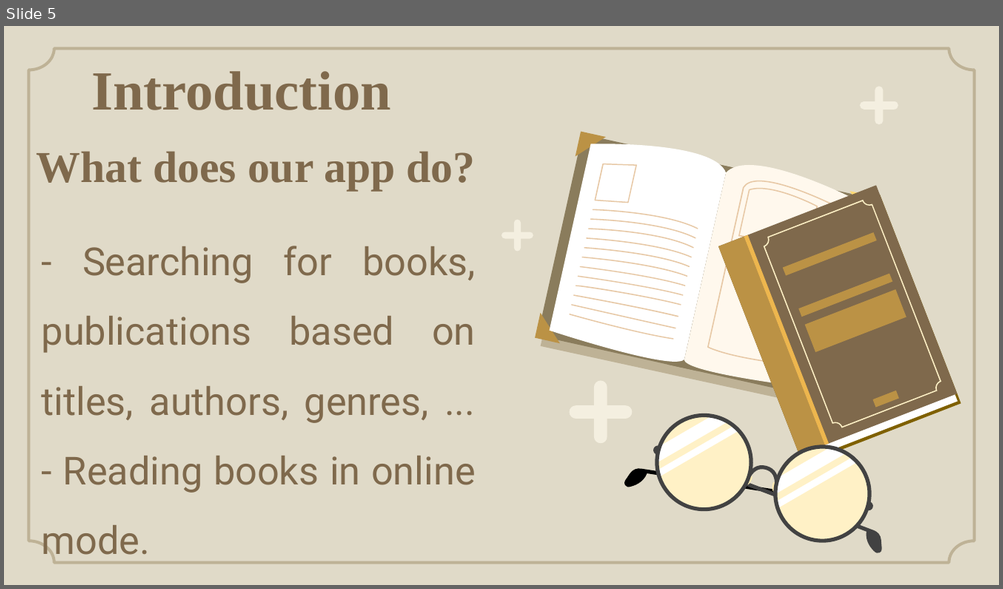
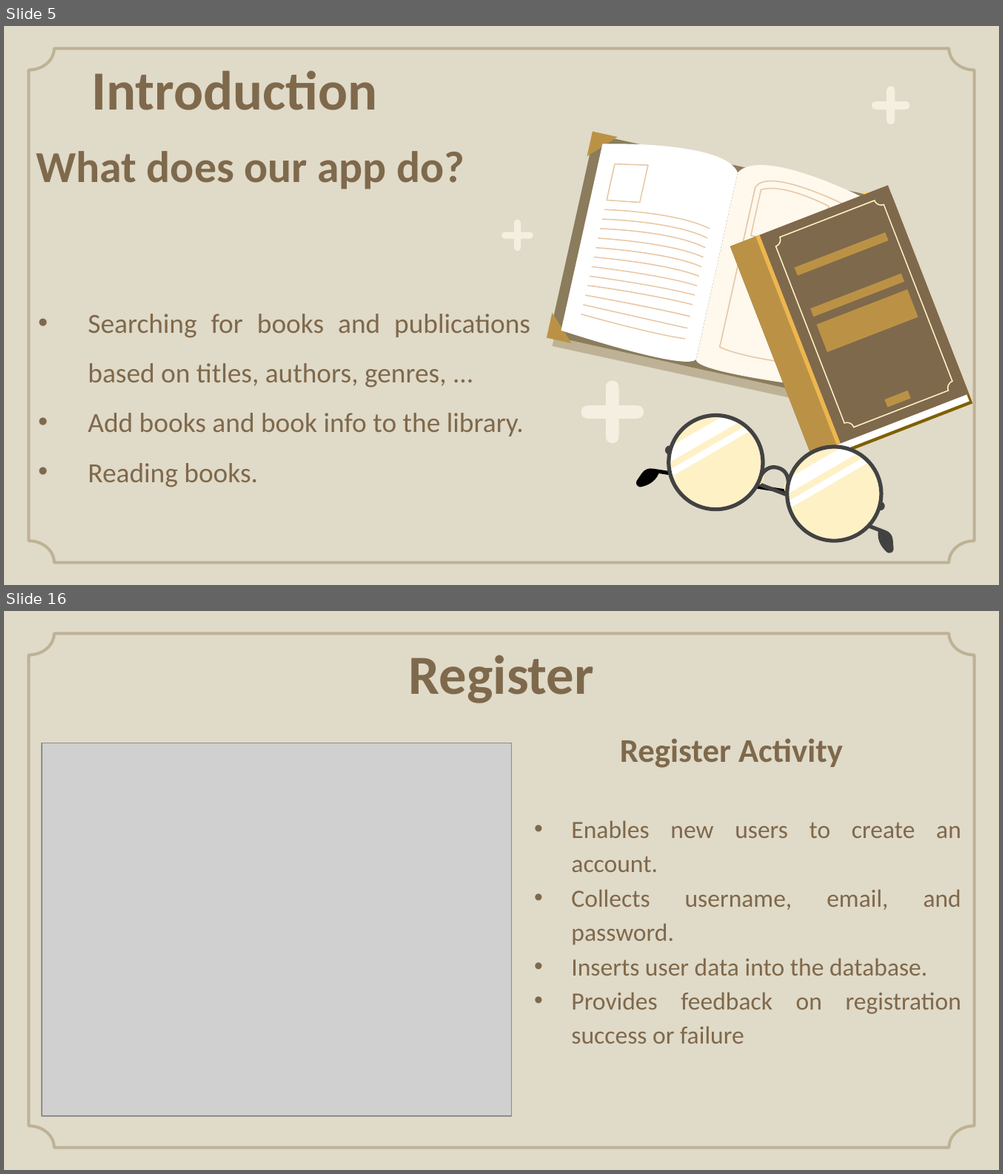
Before and after one commit to nguyenthanhnam2901/Librarymobile, a slide deck: Library.pptx. Shown one above the other, each under a label of ours: slide 5 before the commit, slides 5 and 16 after it; the slides between them are not shown. The pictures are 1003x589 and 1003x1174 pixels, drawn with LibreOffice and Linux fonts; fonts in the diff are those of the drawing; grey boxes stand for pictures; background and template pictures are left out. Boxes give left, top, right and bottom in pixels: in the first picture for what was removed or moved away, otherwise in the second. Text is boxed around its words. In the diff, an @@ line names an element or a change of style, - is before the commit and + after.

```diff
--- a/Library.pptx
+++ b/Library.pptx
@@ slide 16 added at (4,611,999,1170), background #E0DAC8; not listed: 1 template element that a slide beside it also shows @@
@@ title added at (409,655,594,703), 40 pt, text #7F694C, bold @@
+Register
@@ picture added at (42,743,511,1117) @@
@@ title added at (620,738,842,768), 24 pt, text #7F694C, bold @@
+Register Activity
@@ subtitle added at (571,820,961,1044), 18 pt, text #7F694C @@
+• Enables new users to create an account.
+• Collects username, email, and password.
+• Inserts user data into the database.
+• Provides feedback on registration success or failure
@@ slide 5 changed as well @@
@@ title "Introduction" at (91,70,377,110): font Times New Roman to Calibri @@
@@ title "What does our app do?" at (37,151,464,190): font Times New Roman to Calibri @@
@@ subtitle at (88,314,530,488): text changed; size 28 to 20 pt; font Roboto to Calibri @@
-- Searching for books, publications based on titles, authors, genres, ...
-- Reading books in online mode.
+• Searching for books and publications based on titles, authors, genres, ...
+• Add books and book info to the library.
+• Reading books.
@@ 55 freeform shapes: place and size @@
-55 freeform shapes at (535,86,961,554)
+55 freeform shapes at (546,86,973,554)
```
Also in this commit, not shown: 14 other slides changed, 5 other slides added, 2 slides removed.
